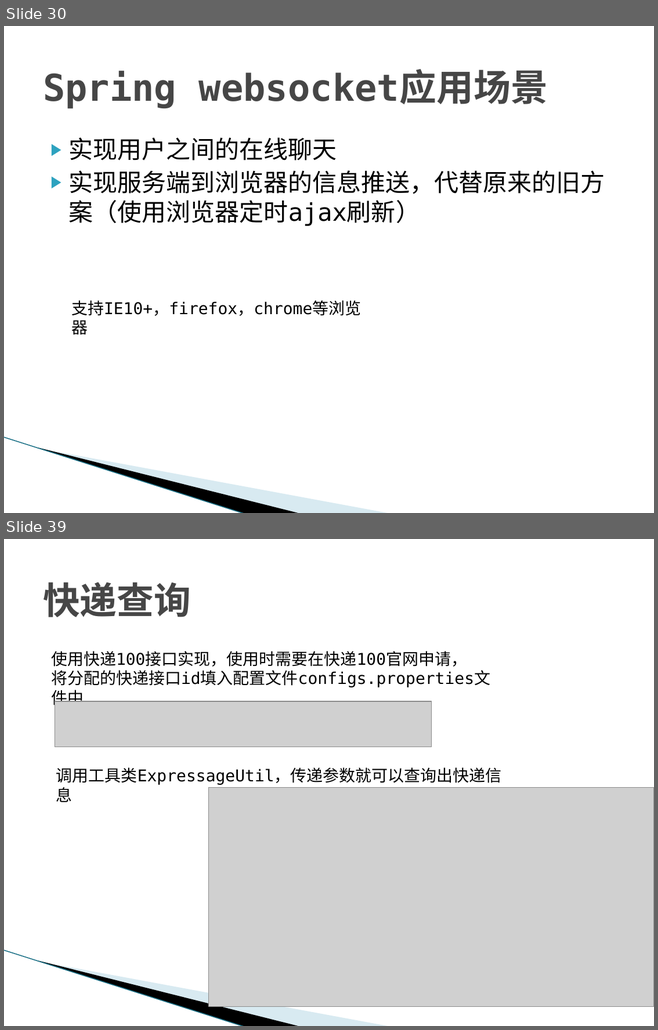
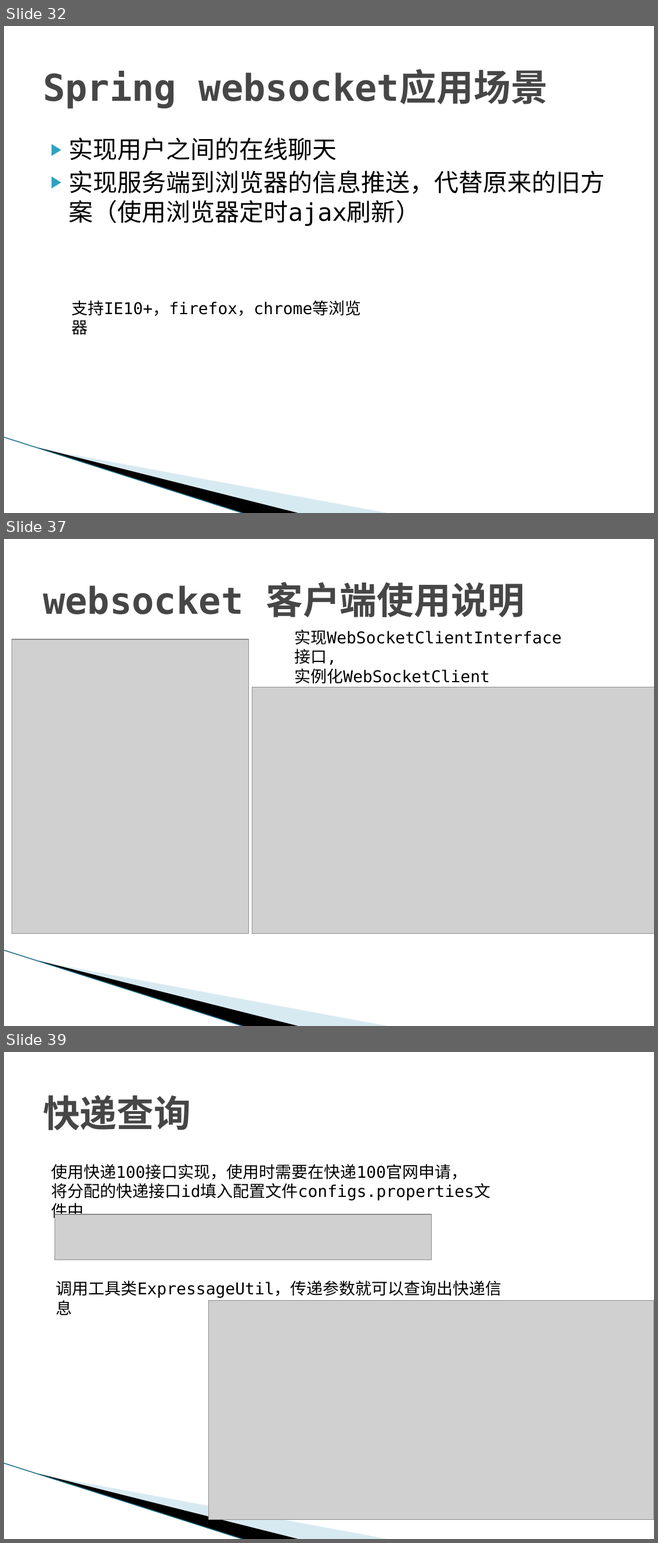
Before and after one commit to nikorliu/simbaRoot, a slide deck: doc/框架使用说明.pptx. Shown one above the other, each under a label of ours: slides 30 and 39 before the commit, slides 32, 37 and 39 after it; the slides between them are not shown. The pictures are 658x1030 and 658x1543 pixels, drawn with LibreOffice and Linux fonts; fonts in the diff are those of the drawing; grey boxes stand for pictures; background and template pictures are left out. Boxes give left, top, right and bottom in pixels: in the first picture for what was removed or moved away, otherwise in the second. Text is boxed around its words. In the diff, an @@ line names an element or a change of style, - is before the commit and + after.

Commit message:
框架使用说明ppt更新

```diff
--- a/doc/框架使用说明.pptx
+++ b/doc/框架使用说明.pptx
@@ slide 37 added at (4, 539, 654, 1026), background #FFFFFF; not listed: 3 template elements that a slide beside it also shows @@
@@ title added at (43, 582, 524, 617), 41 pt, text #464646, bold @@
+websocket 客户端使用说明
@@ picture added at (12, 640, 249, 934) @@
@@ text added at (294, 629, 561, 687), 18 pt, text #000000 @@
+实现WebSocketClientInterface接口,
+实例化WebSocketClient
+就可以发送websocket请求
@@ picture added at (252, 687, 654, 933) @@
@@ what was slide 30 is now slide 32 @@
```
Also in this commit, not shown: 18 slides changed, 14 other slides added, 8 slides removed, 1 other file.
